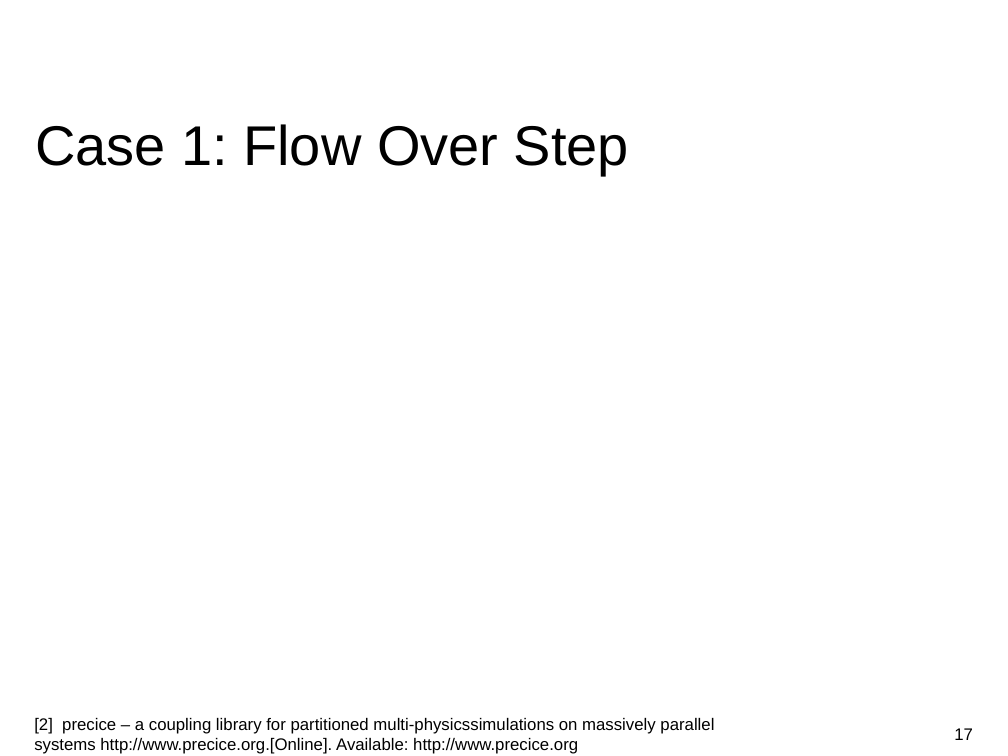
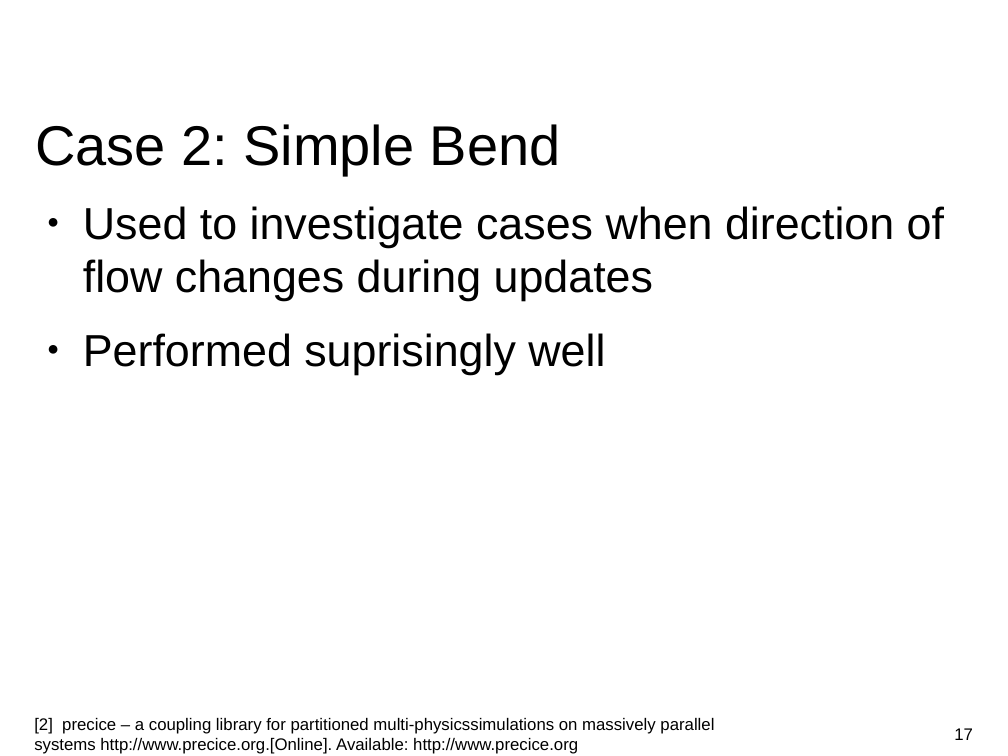
Before and after one commit to huangq1234553/cfd-lab, a slide deck: slide 17 of Presentation.odp. Drawn at 1008x756 pixels with LibreOffice and Linux fonts; fonts in the diff are those of the drawing; background and template pictures are left out. Boxes give left, top, right and bottom in pixels: in the first picture for what was removed or moved away, otherwise in the second. Text is boxed around its words. In the diff, an @@ line names an element or a change of style, - is before the commit and + after.

```diff
--- a/Presentation.odp
+++ b/Presentation.odp
@@ title at [35, 124, 561, 175]: text changed @@
-Case 1: Flow Over Step
+Case 2: Simple Bend
@@ text added at [83, 206, 944, 375], 32 pt, text #000000 @@
+● Used to investigate cases when direction of flow changes during updates
+● Performed suprisingly well
```
Also in this commit, not shown: 9 other slides changed, 1 slide added, 1 slide removed.
